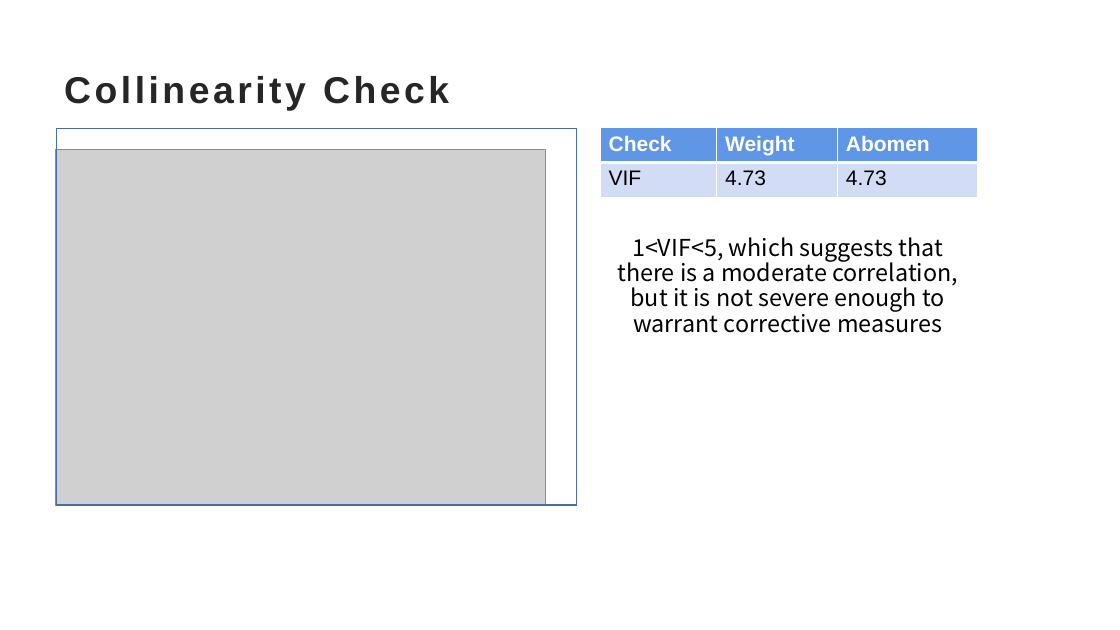
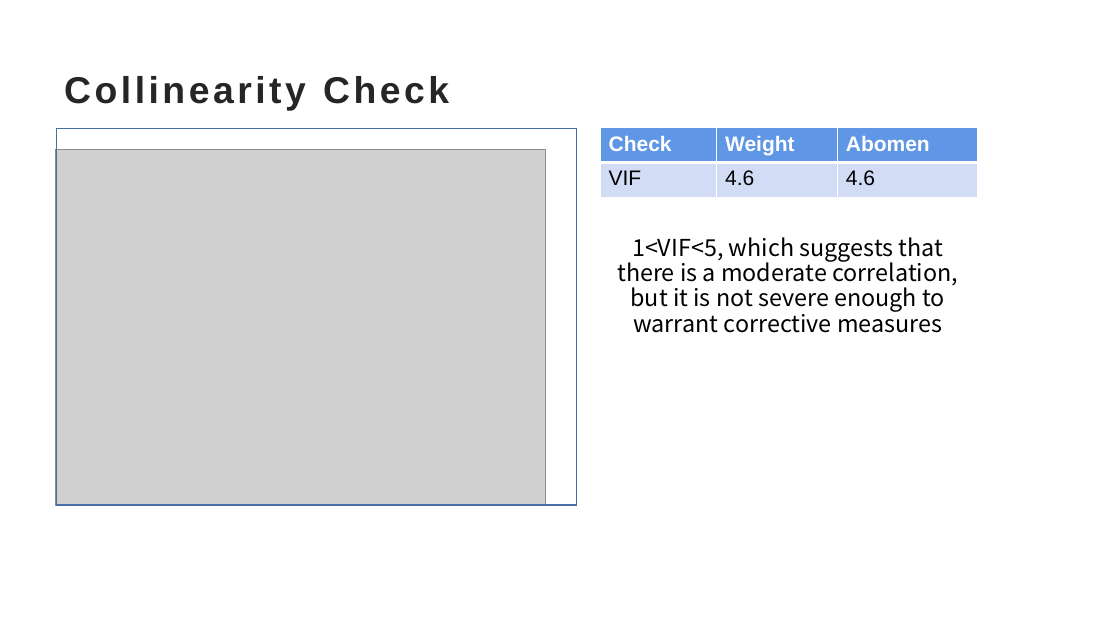
Before and after one commit to Mlloyd05/Fall2022_Stat628_Module2_Group2, a slide deck: slide 6 of Bodyfat Group2.pptx. Drawn at 1120x630 pixels with LibreOffice and Linux fonts; fonts in the diff are those of the drawing; grey boxes stand for pictures. Boxes give left, top, right and bottom in pixels: in the first picture for what was removed or moved away, otherwise in the second. Text is boxed around its words. In the diff, an @@ line names an element or a change of style, - is before the commit and + after.

```diff
--- a/Bodyfat Group2.pptx
+++ b/Bodyfat Group2.pptx
@@ table at (601,128,978,197) @@
-row 2, column 2: 4.73
+row 2, column 2: 4.6
-row 2, column 3: 4.73
+row 2, column 3: 4.6
```
Also in this commit, not shown: 8 other files.
